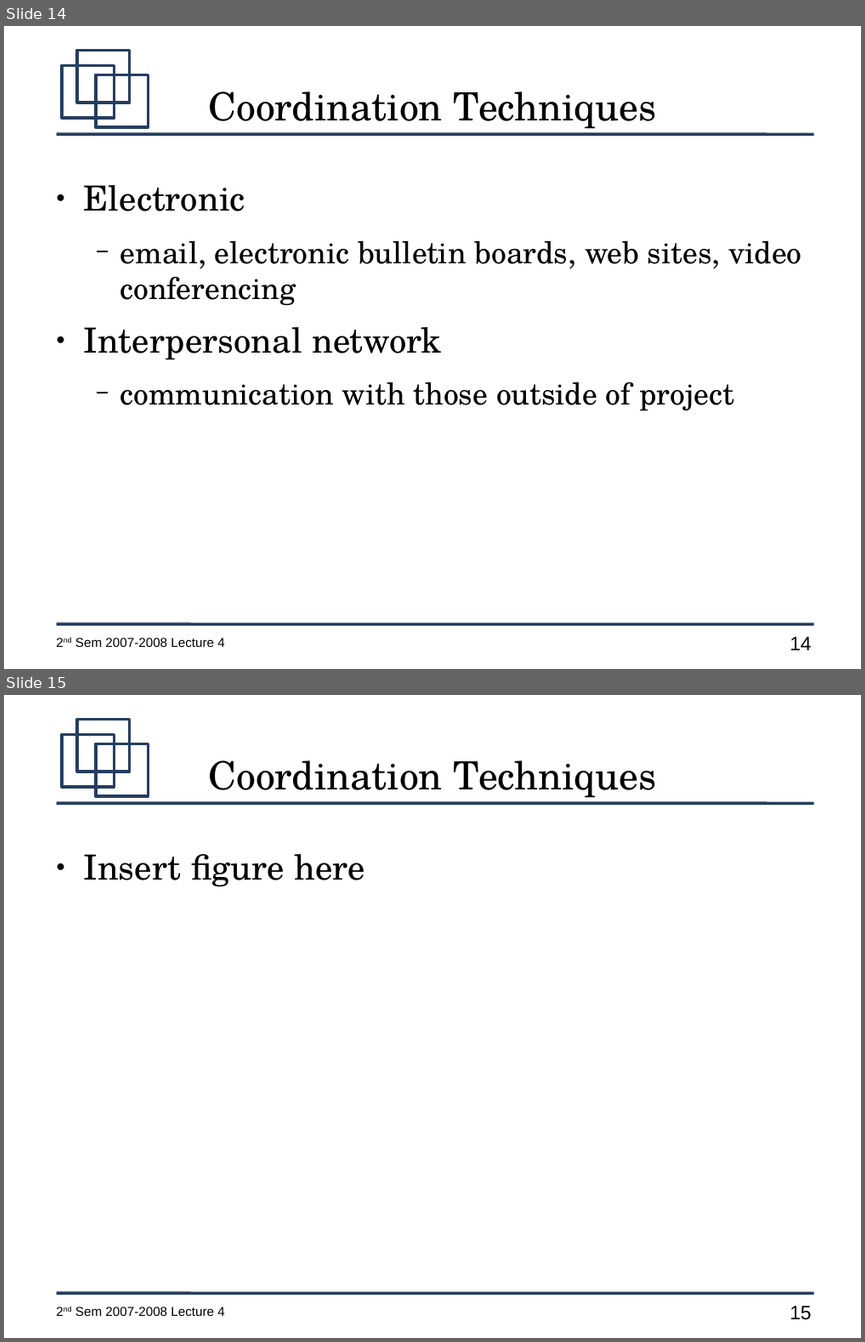
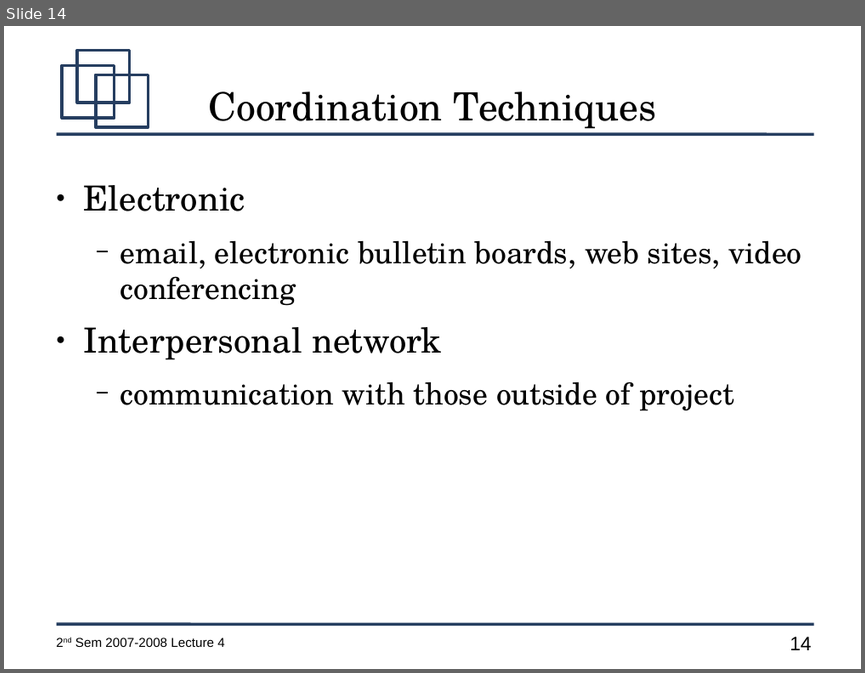
Before and after one commit to jachermocilla/jach-homepage, a slide deck: CMSC128-2nd-Sem-2007-L4.odp. Shown one above the other, each under a label of ours: slides 14 and 15 before the commit, slide 14 after it. The pictures are 865x1342 and 865x673 pixels, drawn with LibreOffice and Linux fonts; fonts in the diff are those of the drawing. Boxes give left, top, right and bottom in pixels: in the first picture for what was removed or moved away, otherwise in the second. Text is boxed around its words. In the diff, an @@ line names an element or a change of style, - is before the commit and + after.

```diff
--- a/CMSC128-2nd-Sem-2007-L4.odp
+++ b/CMSC128-2nd-Sem-2007-L4.odp
@@ slide 15 removed at [4, 695, 861, 1338], background #FFFFFF; not listed: 7 template elements that a slide beside it also shows @@
@@ title removed at [208, 760, 657, 798] @@
-Coordination Techniques
@@ text removed at [84, 854, 365, 887] @@
-● Insert figure here
```
Also in this commit, not shown: 1 slide changed, 8 slides added, 1 other slide removed.
